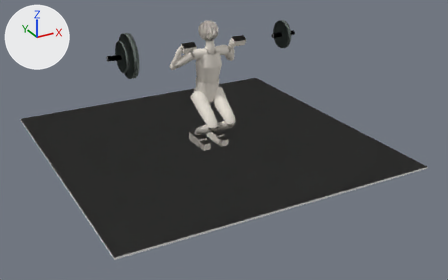
The glTF model assets/exercise_3d/exports/barbell_back_squat.glb: old version first, new version second.
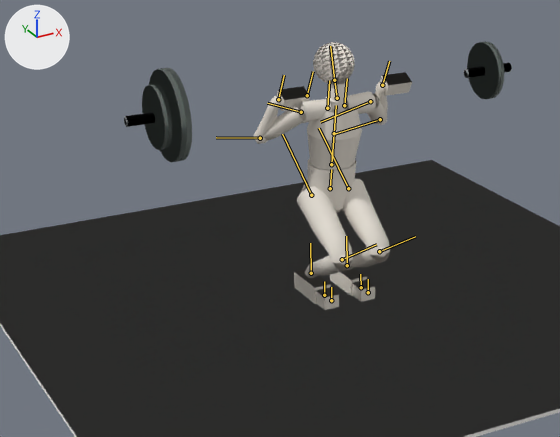
There are two pictures of each version: one whole from a camera (50 mm lens) standing at (-2.94, -5.76, 2.84) and looking at (0.06, -0.31, 0.12), one close up on the part from 10% to 71% of the width and 0% to 76% of the height. Every picture has the same lights, and +X, +Y and +Z are marked at upper left. The older version's two pictures come first. Both versions are drawn at frame 54 of the action 'squat'; the numbers are the values there. The bones that change, and the others that lie on the model, are drawn over the model as lines in the close-ups.

In view in the first close-up: 'barbell', 'floor', 'human_mesh'.
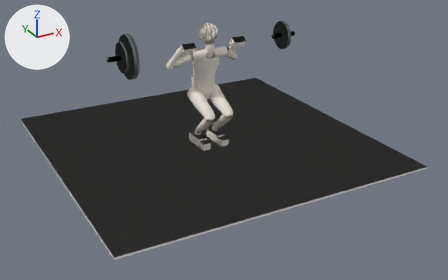
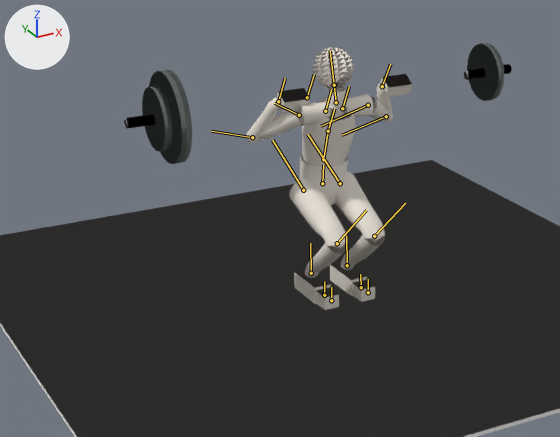
Scene script edits in JSON lines:
```json
{"block": "bone_hips", "where": "bone_hips = bpy.data.objects['Armature'].pose.bones['Hips']"}
{"op": "set", "path": "bone_hips.location", "old": "(0.0, -0.384, 0.025)", "new": "(0.0, -0.384, -0.068)"}
{"block": "bone_spine", "where": "bone_spine = bpy.data.objects['Armature'].pose.bones['Spine']  # child of 'Hips'"}
{"op": "set", "path": "bone_spine.rotation_quaternion", "old": "(1.0, 0.012, 0.0, 0.0)", "new": "(0.996, 0.085, 0.0, 0.0)", "note": "degrees (1, 0, 0) -> degrees (10, 0, 0)"}
{"block": "bone_spine1", "where": "bone_spine1 = bpy.data.objects['Armature'].pose.bones['Spine1']  # child of 'Spine'"}
{"op": "set", "path": "bone_spine1.rotation_quaternion", "old": "(1.0, 0.0, 0.0, 0.0)", "new": "(0.996, 0.085, 0.0, 0.0)", "note": "degrees (0, 0, 0) -> degrees (10, 0, 0)"}
{"block": "bone_neck", "where": "bone_neck = bpy.data.objects['Armature'].pose.bones['Neck']  # child of 'Spine1'"}
{"op": "set", "path": "bone_neck.rotation_quaternion", "old": "(0.979, -0.206, 0.0, 0.0)", "new": "(0.934, -0.358, 0.0, 0.0)", "note": "degrees (-24, 0, 0) -> degrees (-42, 0, 0)"}
{"block": "bone_leftarm", "where": "bone_leftarm = bpy.data.objects['Armature'].pose.bones['LeftArm']  # child of 'LeftShoulder'"}
{"op": "set", "path": "bone_leftarm.rotation_quaternion", "old": "(-0.279, 0.835, -0.45, -0.151)", "new": "(-0.176, 0.903, -0.384, -0.075)", "note": "degrees (-158, 30, -51) -> degrees (-164, 16, -44)"}
{"block": "bone_leftforearm", "where": "bone_leftforearm = bpy.data.objects['Armature'].pose.bones['LeftForeArm']  # child of 'LeftArm'"}
{"op": "set", "path": "bone_leftforearm.rotation_quaternion", "old": "(-0.152, -0.183, 0.969, -0.063)", "new": "(-0.138, -0.194, 0.967, -0.088)", "note": "degrees (4, -161, 21) -> degrees (7, -163, 22)"}
{"block": "bone_lefthand", "where": "bone_lefthand = bpy.data.objects['Armature'].pose.bones['LeftHand']  # child of 'LeftForeArm'"}
{"op": "set", "path": "bone_lefthand.rotation_quaternion", "old": "(0.63, 0.0, 0.0, -0.777)", "new": "(0.564, 0.0, 0.0, -0.825)", "note": "degrees (0, 0, -102) -> degrees (0, 0, -111)"}
{"block": "bone_rightarm", "where": "bone_rightarm = bpy.data.objects['Armature'].pose.bones['RightArm']  # child of 'RightShoulder'"}
{"op": "set", "path": "bone_rightarm.rotation_quaternion", "old": "(0.835, 0.279, -0.151, 0.45)", "new": "(0.903, 0.176, -0.075, 0.384)", "note": "degrees (22, -30, 51) -> degrees (16, -16, 44)"}
{"block": "bone_rightforearm", "where": "bone_rightforearm = bpy.data.objects['Armature'].pose.bones['RightForeArm']  # child of 'RightArm'"}
{"op": "set", "path": "bone_rightforearm.rotation_quaternion", "old": "(-0.152, -0.183, 0.969, -0.063)", "new": "(-0.138, -0.194, 0.967, -0.088)", "note": "degrees (4, -161, 21) -> degrees (7, -163, 22)"}
{"block": "bone_righthand", "where": "bone_righthand = bpy.data.objects['Armature'].pose.bones['RightHand']  # child of 'RightForeArm'"}
{"op": "set", "path": "bone_righthand.rotation_quaternion", "old": "(0.777, 0.0, 0.0, 0.63)", "new": "(0.825, 0.0, 0.0, 0.564)", "note": "degrees (0, 0, 78) -> degrees (0, 0, 69)"}
{"block": "bone_leftupleg", "where": "bone_leftupleg = bpy.data.objects['Armature'].pose.bones['LeftUpLeg']  # child of 'Hips'"}
{"op": "set", "path": "bone_leftupleg.rotation_quaternion", "old": "(0.854, -0.52, 0.0, 0.0)", "new": "(0.799, -0.601, 0.0, 0.0)", "note": "degrees (-63, 0, 0) -> degrees (-74, 0, 0)"}
{"block": "bone_leftleg", "where": "bone_leftleg = bpy.data.objects['Armature'].pose.bones['LeftLeg']  # child of 'LeftUpLeg'"}
{"op": "set", "path": "bone_leftleg.rotation_quaternion", "old": "(0.543, 0.84, 0.0, 0.0)", "new": "(0.549, 0.836, 0.0, 0.0)", "note": "degrees (114, 0, 0) -> degrees (113, 0, 0)"}
{"block": "bone_leftfoot", "where": "bone_leftfoot = bpy.data.objects['Armature'].pose.bones['LeftFoot']  # child of 'LeftLeg'"}
{"op": "set", "path": "bone_leftfoot.rotation_quaternion", "old": "(0.866, -0.499, 0.0, 0.0)", "new": "(0.914, -0.406, 0.0, 0.0)", "note": "degrees (-60, 0, 0) -> degrees (-48, 0, 0)"}
{"block": "bone_rightupleg", "where": "bone_rightupleg = bpy.data.objects['Armature'].pose.bones['RightUpLeg']  # child of 'Hips'"}
{"op": "set", "path": "bone_rightupleg.rotation_quaternion", "old": "(0.854, -0.52, 0.0, 0.0)", "new": "(0.799, -0.601, 0.0, 0.0)", "note": "degrees (-63, 0, 0) -> degrees (-74, 0, 0)"}
{"block": "bone_rightleg", "where": "bone_rightleg = bpy.data.objects['Armature'].pose.bones['RightLeg']  # child of 'RightUpLeg'"}
{"op": "set", "path": "bone_rightleg.rotation_quaternion", "old": "(0.543, 0.84, 0.0, 0.0)", "new": "(0.549, 0.836, 0.0, 0.0)", "note": "degrees (114, 0, 0) -> degrees (113, 0, 0)"}
{"block": "bone_rightfoot", "where": "bone_rightfoot = bpy.data.objects['Armature'].pose.bones['RightFoot']  # child of 'RightLeg'"}
{"op": "set", "path": "bone_rightfoot.rotation_quaternion", "old": "(0.866, -0.499, 0.0, 0.0)", "new": "(0.914, -0.406, 0.0, 0.0)", "note": "degrees (-60, 0, 0) -> degrees (-48, 0, 0)"}
```

Changed parts and their boxes [x1, y1, x2, y2] in the close-ups (560 x 437 px):
```json
{"object": "human_mesh", "change": "posed", "before": [254, 42, 412, 310], "after": [246, 47, 412, 310]}
{"object": "barbell", "change": "posed", "before": [124, 41, 512, 162], "after": [124, 43, 512, 164]}
{"bone": "Hips", "before": "(330, 188) to (331, 169)", "after": "(322, 183) to (323, 164)"}
{"bone": "Spine", "before": "(331, 164) to (334, 133)", "after": "(323, 159) to (328, 131)"}
{"bone": "Spine1", "before": "(334, 133) to (336, 105)", "after": "(328, 131) to (334, 108)"}
{"bone": "Neck", "before": "(337, 98) to (334, 80)", "after": "(336, 102) to (334, 85)"}
{"bone": "LeftArm", "before": "(370, 101) to (320, 122)", "after": "(368, 105) to (321, 126)"}
{"bone": "LeftForeArm", "before": "(380, 119) to (336, 133)", "after": "(386, 116) to (342, 135)"}
{"bone": "LeftHand", "before": "(382, 85) to (389, 61)", "after": "(382, 86) to (390, 64)"}
{"bone": "RightArm", "before": "(301, 112) to (267, 103)", "after": "(299, 115) to (274, 103)"}
{"bone": "RightForeArm", "before": "(260, 138) to (216, 137)", "after": "(252, 137) to (211, 131)"}
{"bone": "RightHand", "before": "(278, 99) to (284, 75)", "after": "(278, 101) to (285, 78)"}
{"bone": "LeftUpLeg", "before": "(348, 188) to (319, 128)", "after": "(340, 183) to (308, 134)"}
{"bone": "LeftLeg", "before": "(379, 251) to (415, 236)", "after": "(374, 236) to (405, 203)"}
{"bone": "RightUpLeg", "before": "(311, 195) to (282, 134)", "after": "(303, 190) to (272, 140)"}
{"bone": "RightLeg", "before": "(342, 259) to (376, 244)", "after": "(337, 243) to (366, 210)"}
```
